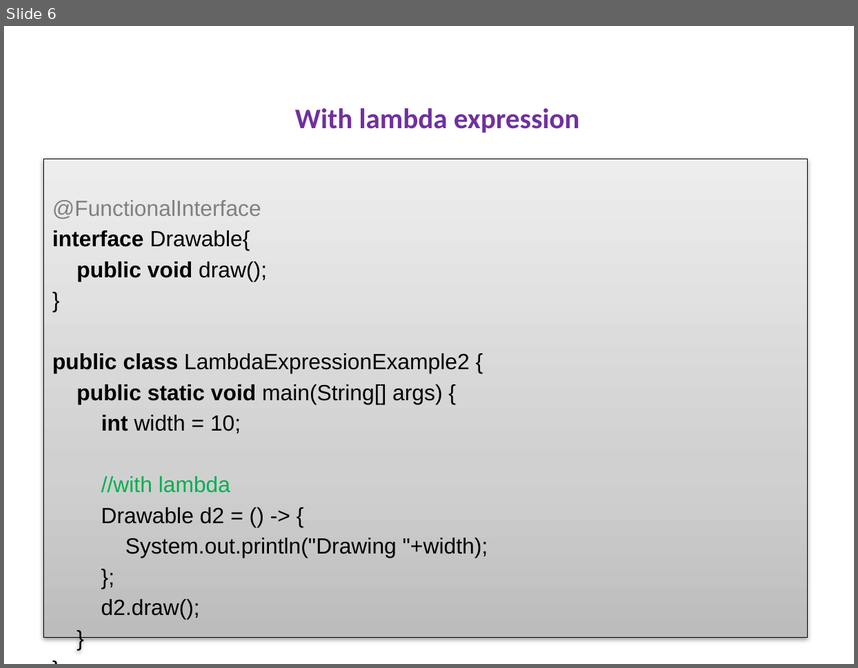
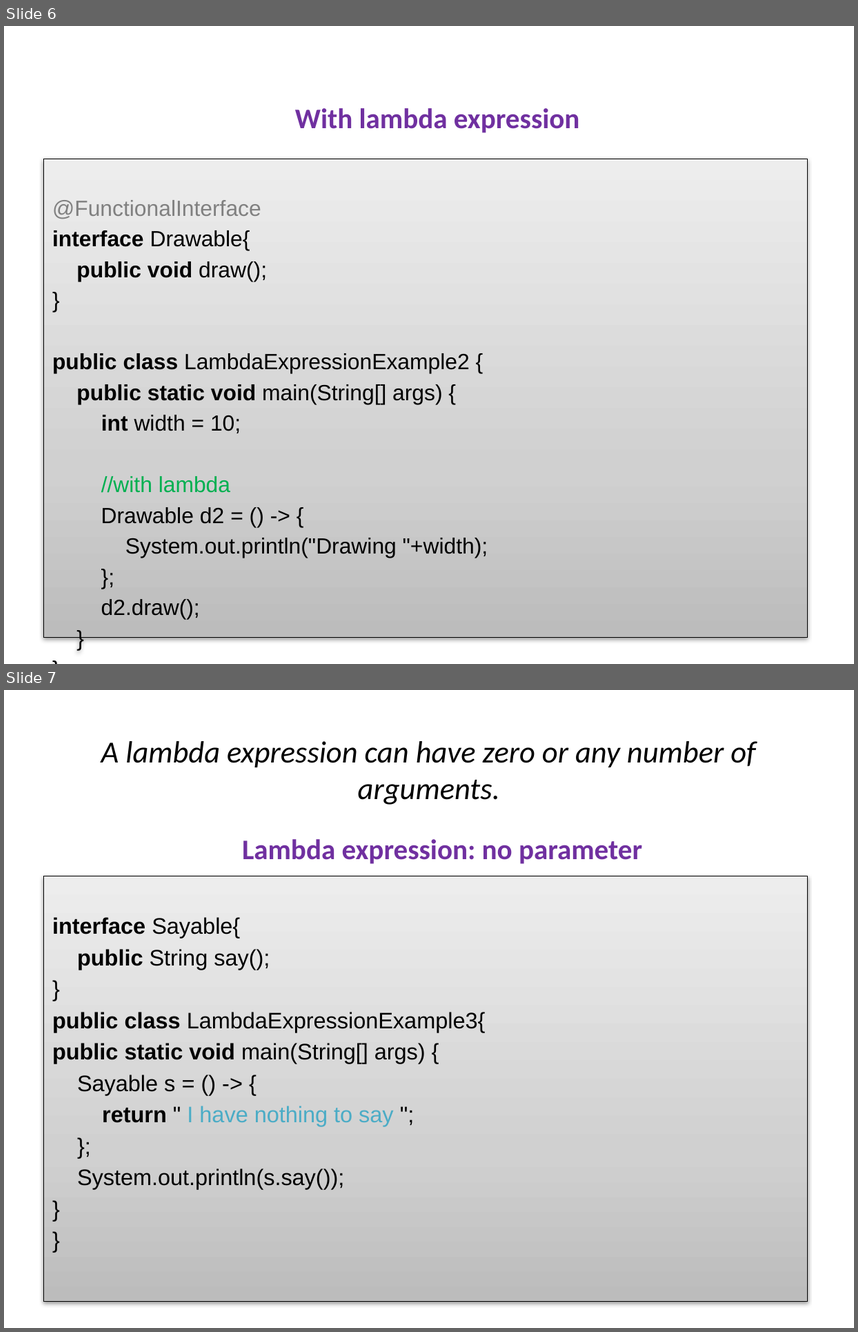
Before and after one commit to Rekklas/lambdas_presentation, a slide deck: lambdas.pptx. Shown one above the other, each under a label of ours: slide 6 before the commit, slides 6 and 7 after it. The pictures are 858x668 and 858x1332 pixels, drawn with LibreOffice and Linux fonts; fonts in the diff are those of the drawing. Boxes give left, top, right and bottom in pixels: in the first picture for what was removed or moved away, otherwise in the second. Text is boxed around its words. In the diff, an @@ line names an element or a change of style, - is before the commit and + after.

Commit message:
added 4 slides about parameters and return keyword

```diff
--- a/lambdas.pptx
+++ b/lambdas.pptx
@@ slide 7 added at (4, 690, 854, 1328), background #FFFFFF @@
@@ title added at (101, 741, 755, 805), 26 pt, text #000000, italic @@
+A lambda expression can have zero or any number of arguments.
@@ text added at (242, 839, 642, 864), 24 pt, text #7030A0, bold @@
+Lambda expression: no parameter
@@ text added at (44, 876, 807, 1301), fill gradient #BDBDBD to #D1D1D1 to #EEEEEE, outline #000000 0.75 pt, 19 pt, text #000000 @@
+interface Sayable{
+public String say();
+}
+public class LambdaExpressionExample3{
+public static void main(String[] args) {
+Sayable s = () -> {
+return " I have nothing to say ";
+};
+System.out.println(s.say());
+}
+}
```
Also in this commit, not shown: 3 other slides added.
